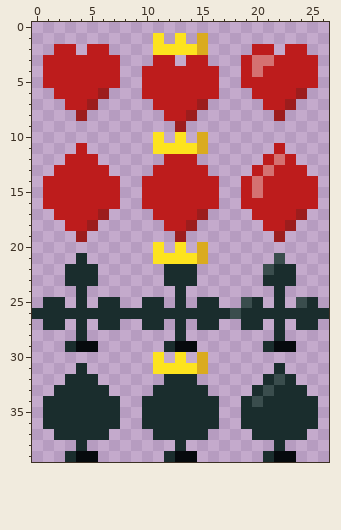
Two versions of one pixel-art sprite, resources/card_colors.png. The first picture shows the starting point.
The file is 27x40 pixels.
After:
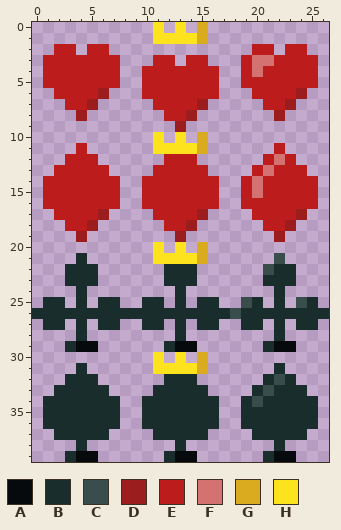
Palette (. is transparent): A #060a0d  B #1a2d2d  C #3a4d4d  D #9c1d1d  E #bd1c1c  F #d47171  G #daab1e  H #fde31e
The edit:
The edit adds colour G in row 0 at x 15.
The edit adds colour H in row 0 at x 11 and 13; in row 1 at x 12 and 14.
The edit erases colour G in row 2 at x 15.
The edit erases colour H in row 2 at x 11 to 14.
Changed places in both pictures, as pixel boxes (x1, y1, x2, y2):
changed: (153, 22, 208, 55)
